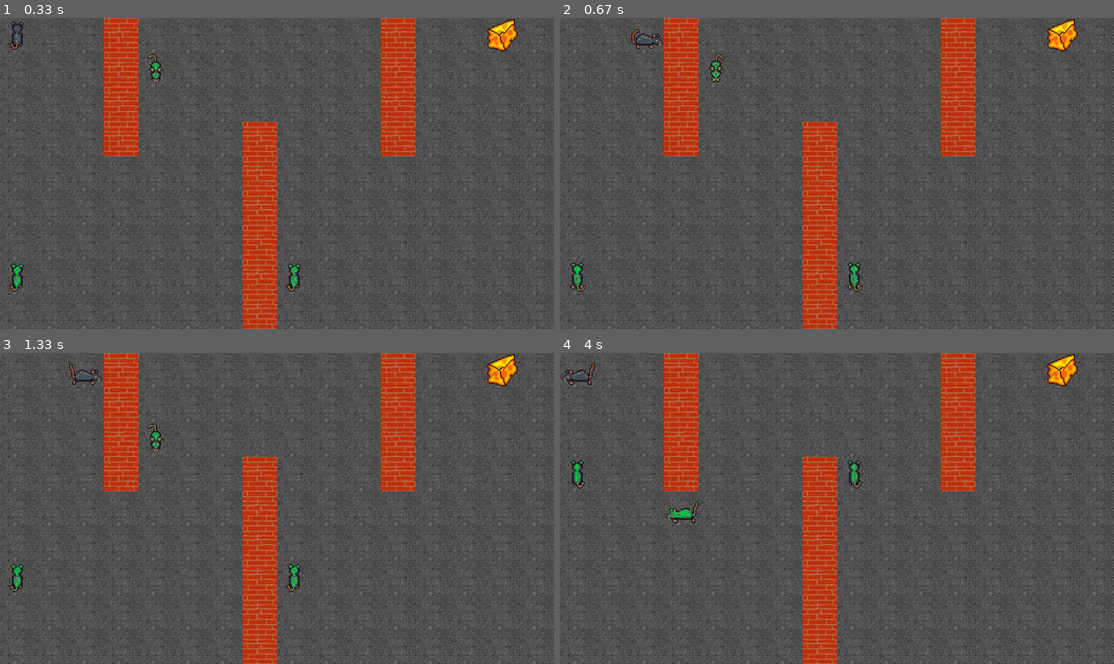
Above: before the commit, frames 1-4 (two rows, left to right).
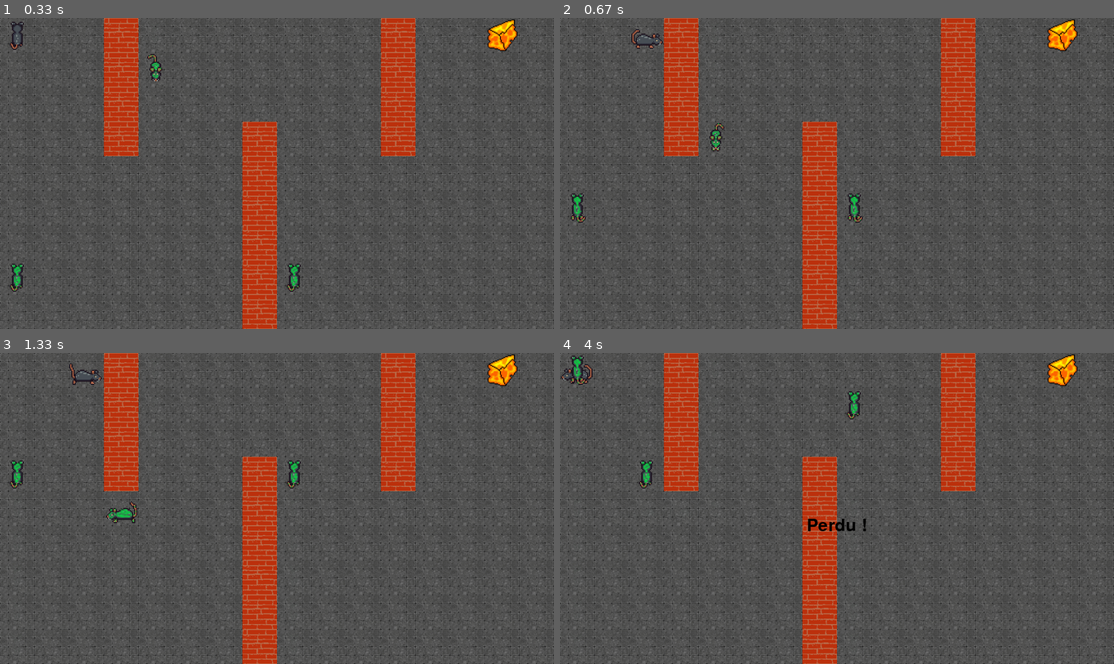
Above: after the commit, the same moments.

Repository: Valwiler/Pygame-RatMaze
Game: pygame game, started from main.py
The game is run twice, just before and just after one commit, with the same random seed, the same clock (stepped at 60 frames per second) and the same inputs.
Inputs:
- Up to frame 1 (0.33 s): no input
- Up to frame 2 (0.67 s): hold Right from 0.33 s (still down)
- Up to frame 3 (1.33 s): release Right at 0.8 s; hold Up 0.83-1.13 s; hold Right from 1.17 s (still down)
- Up to frame 4 (4 s): release Right at 1.63 s; hold Left 1.67-2.2 s

Frame 1 is identical in both runs. In frame 2, 1.0% of the frame differs, in the area x 1-55%, y 11-89%; in frame 3, 1.0%; in frame 4, 1.3%, in the area x 0-56%, y 0-58%.

Commit message:
last_push

Diff:
--- a/model/etat.py
+++ b/model/etat.py
@@ -9,7 +9,7 @@
 WIDTH = 16
 HEIGHT = 9
 NUMBER_OF_ZOMBIES = 3
-ZOMBIE_DIFFICULTY = 10
+ZOMBIE_DIFFICULTY = 3
 
 FOCUSED_ACTOR = 0
 
